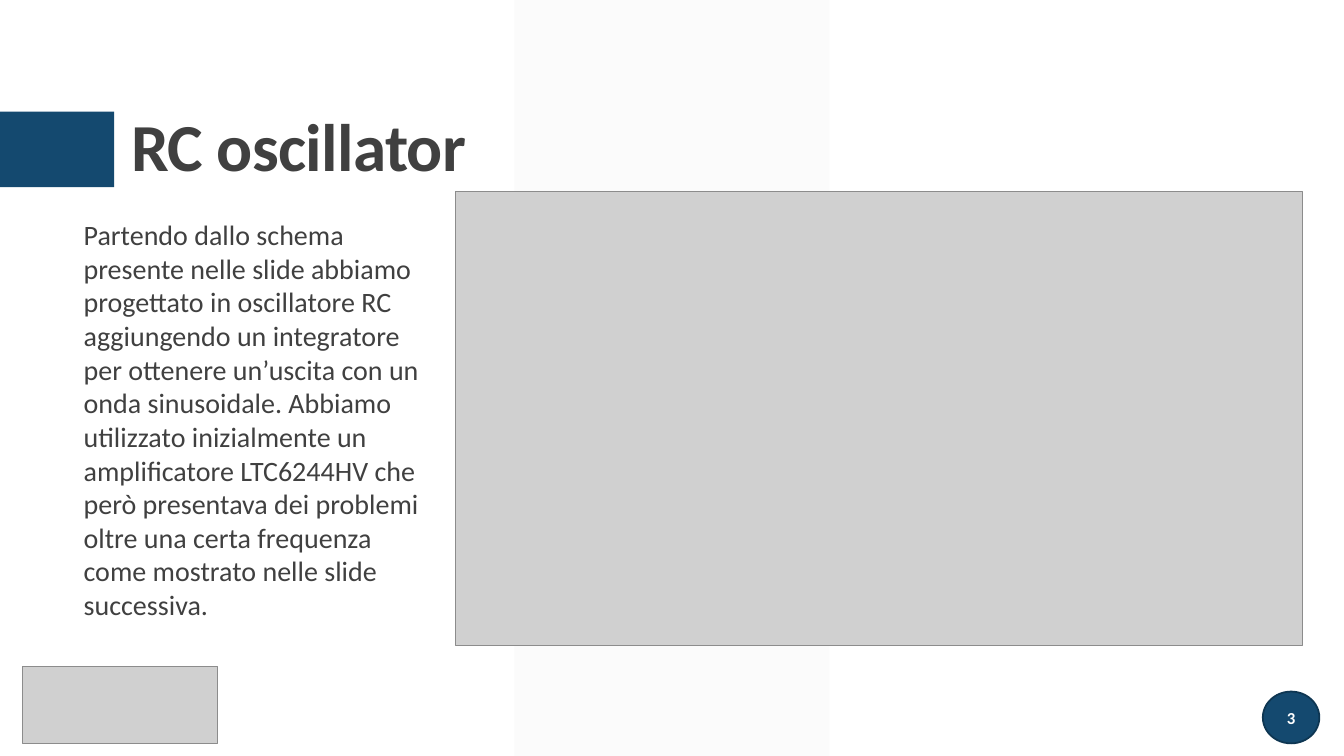
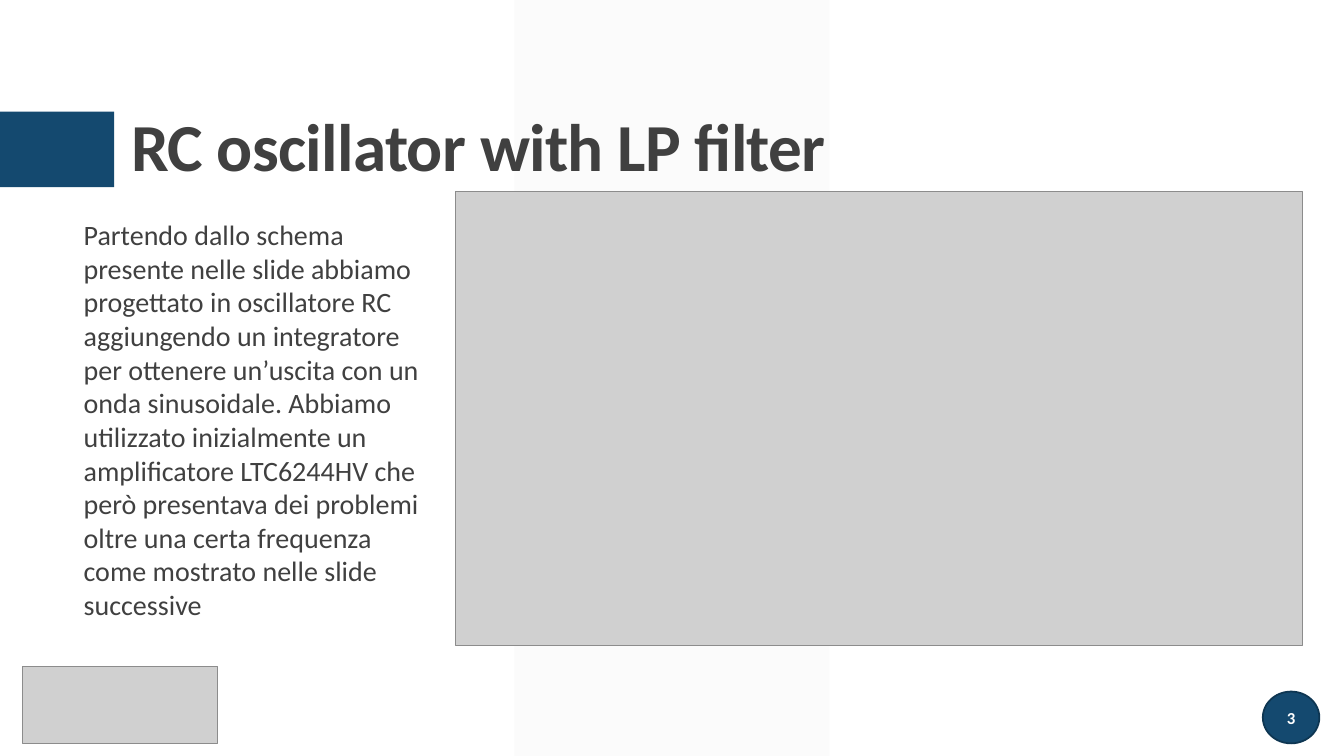
Before and after one commit to greco-salvatore/LTSpice, a slide deck: slide 3 of presentazione/presentazione.pptx. Drawn at 1344x756 pixels with LibreOffice and Linux fonts; fonts in the diff are those of the drawing; grey boxes stand for pictures. Boxes give left, top, right and bottom in pixels: in the first picture for what was removed or moved away, otherwise in the second. Text is boxed around its words. In the diff, an @@ line names an element or a change of style, - is before the commit and + after.

Commit message:
presentazione

```diff
--- a/presentazione/presentazione.pptx
+++ b/presentazione/presentazione.pptx
@@ title at [131, 124, 826, 172]: text changed @@
-RC oscillator
+RC oscillator with LP filter
@@ text at [84, 225, 419, 615]: text changed @@
-Partendo dallo schema presente nelle slide abbiamo progettato in oscillatore RC aggiungendo un integratore per ottenere un’uscita con un onda sinusoidale. Abbiamo utilizzato inizialmente un amplificatore LTC6244HV che però presentava dei problemi oltre una certa frequenza come mostrato nelle slide successiva.
+Partendo dallo schema presente nelle slide abbiamo progettato in oscillatore RC aggiungendo un integratore per ottenere un’uscita con un onda sinusoidale. Abbiamo utilizzato inizialmente un amplificatore LTC6244HV che però presentava dei problemi oltre una certa frequenza come mostrato nelle slide successive
```
Also in this commit, not shown: 21 other slides changed, 1 slide added, 1 slide removed, 19 other files.
